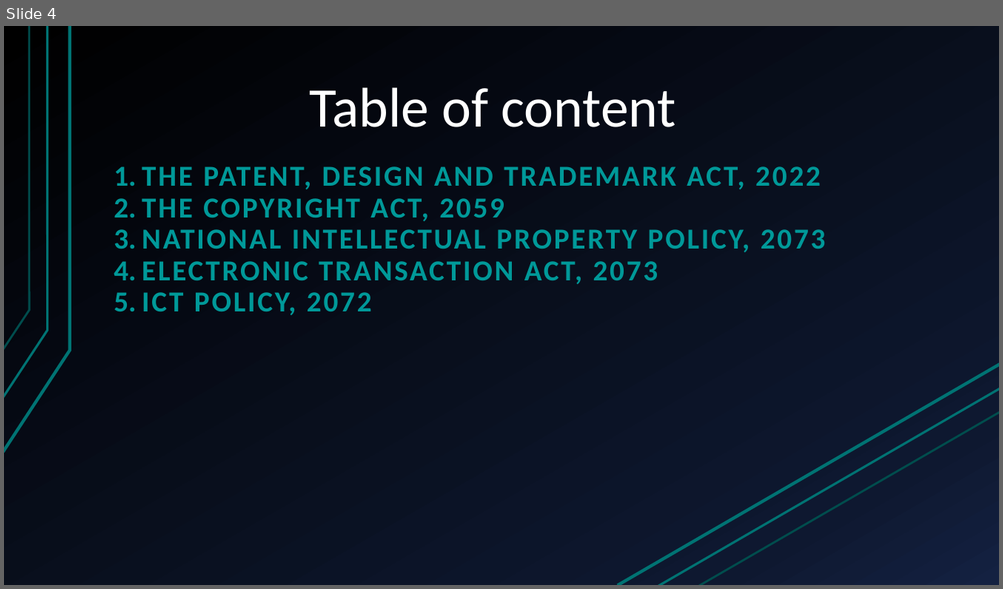
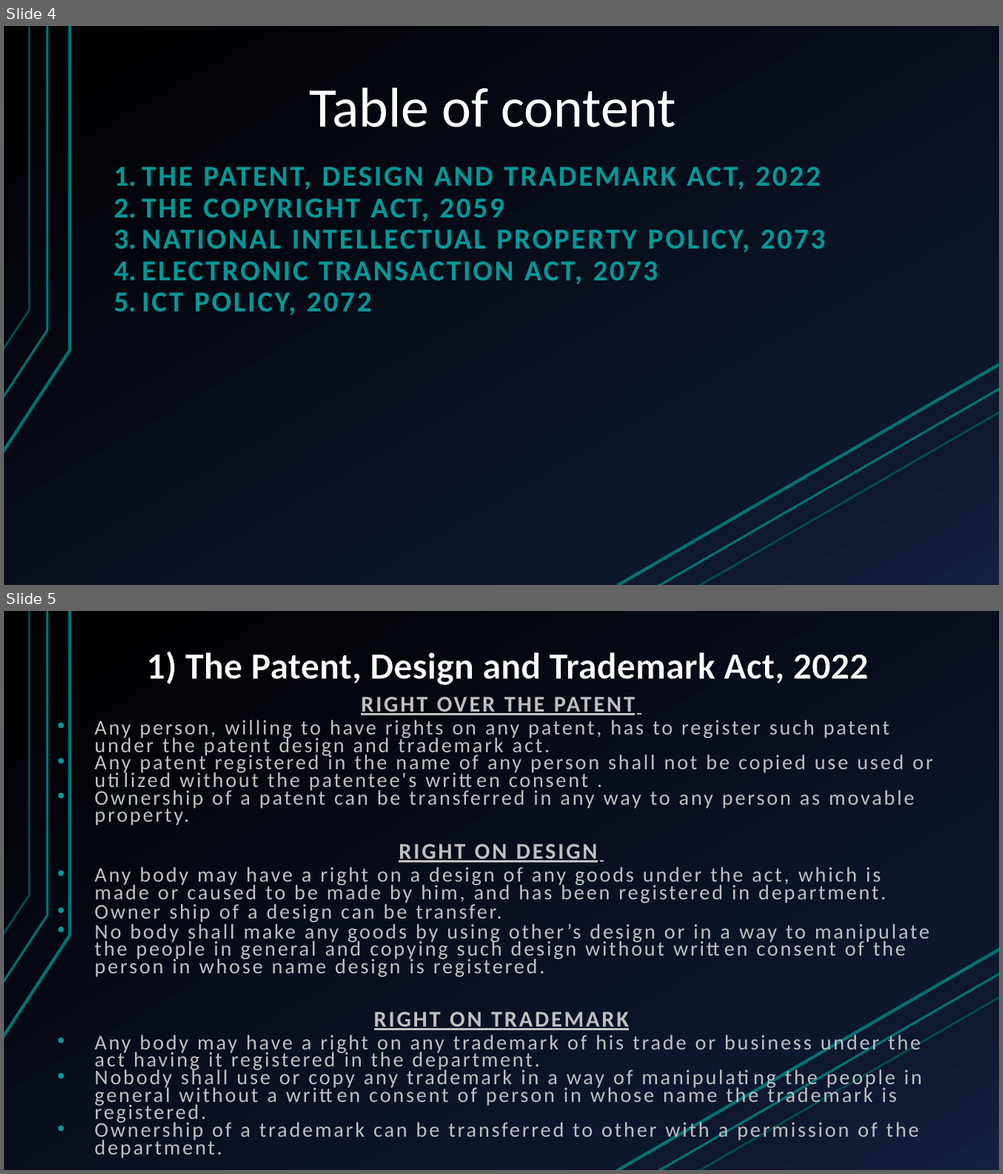
Before and after one commit to pranavkattel/comp-website, a slide deck: presentation.pptx. Shown one above the other, each under a label of ours: slide 4 before the commit, slides 4 and 5 after it. The pictures are 1003x589 and 1003x1174 pixels, drawn with LibreOffice and Linux fonts; fonts in the diff are those of the drawing. Boxes give left, top, right and bottom in pixels: in the first picture for what was removed or moved away, otherwise in the second. Text is boxed around its words. In the diff, an @@ line names an element or a change of style, - is before the commit and + after.

Commit message:
changes

```diff
--- a/presentation.pptx
+++ b/presentation.pptx
@@ slide 5 added at (x1=4, y1=611, x2=999, y2=1170), background gradient #000000 to #0F1931 to #142242; not listed: 6 template elements that a slide beside it also shows @@
@@ title added at (x1=146, y1=652, x2=868, y2=685), 36 pt, text #FFFFFF, bold @@
+1) The Patent, Design and Trademark Act, 2022
@@ text added at (x1=94, y1=697, x2=933, y2=1159), 20.1 pt, text #C0C0C0 @@
+RIGHT OVER THE PATENT
+• Any person, willing to have rights on any patent, has to register such patent under the patent design and trademark act.
+• Any patent registered in the name of any person shall not be copied use used or utilized without the patentee's written consent .
+• Ownership of a patent can be transferred in any way to any person as movable property.
+RIGHT ON DESIGN
+• Any body may have a right on a design of any goods under the act, which is made or caused to be made by him, and has been registered in department.
+• Owner ship of a design can be transfer.
+• No body shall make any goods by using other’s design or in a way to manipulate the people in general and copying such design without written consent of the person in whose name design is registered.
+RIGHT ON TRADEMARK
+• Any body may have a right on any trademark of his trade or business under the act having it registered in the department.
+• Nobody shall use or copy any trademark in a way of manipulating the people in general without a written consent of person in whose name the trademark is registered.
+• Ownership of a trademark can be transferred to other with a permission of the department.
```
Also in this commit, not shown: 5 slides changed, 3 other slides added, 3 slides removed.
